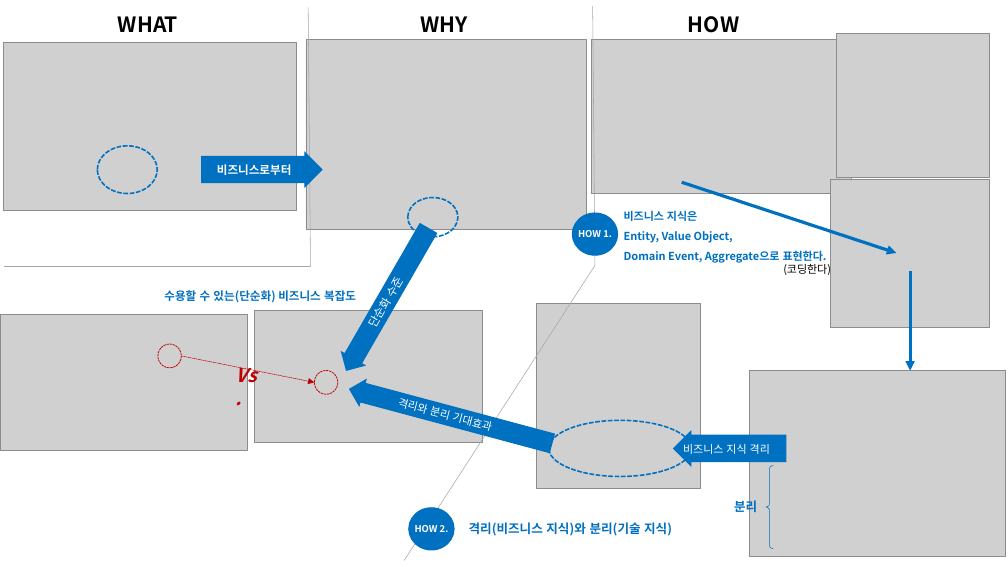
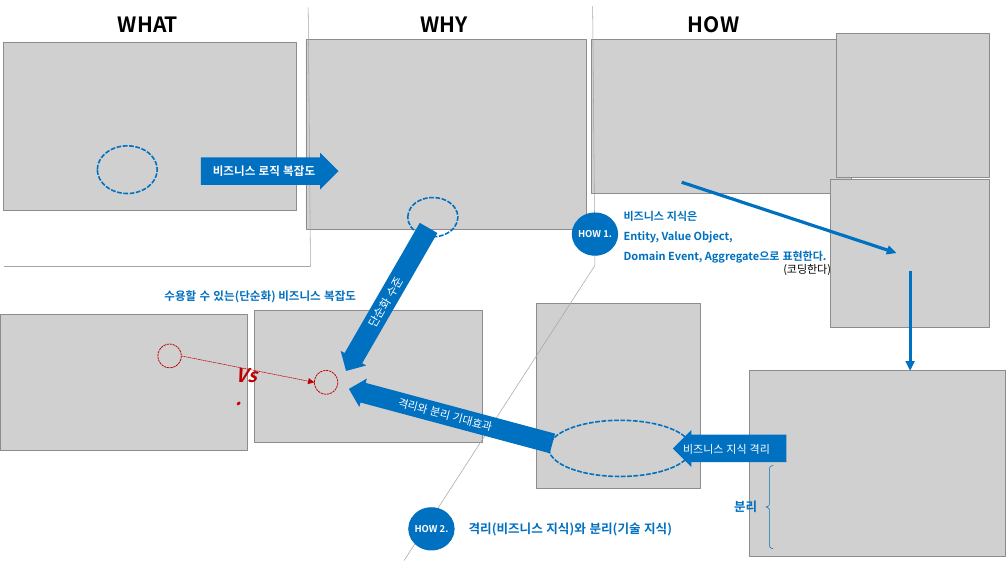
Before and after one commit to hhko/Learning, a slide deck: slide 2 of Lectures/DddInPractice/Docs/Domain-Driven Design in Practice.pptx. Drawn at 1008x567 pixels with LibreOffice and Linux fonts; fonts in the diff are those of the drawing; grey boxes stand for pictures. Boxes give left, top, right and bottom in pixels: in the first picture for what was removed or moved away, otherwise in the second. Text is boxed around its words. In the diff, an @@ line names an element or a change of style, - is before the commit and + after.

```diff
--- a/Lectures/DddInPractice/Docs/Domain-Driven Design in Practice.pptx
+++ b/Lectures/DddInPractice/Docs/Domain-Driven Design in Practice.pptx
@@ right arrow: place and size @@
-right arrow at [202, 153, 322, 187]
+right arrow at [202, 154, 338, 188]
@@ text at [213, 165, 315, 176]: text changed @@
-비즈니스로부터
+비즈니스 로직 복잡도
```
Also in this commit, not shown: 1 other file.
